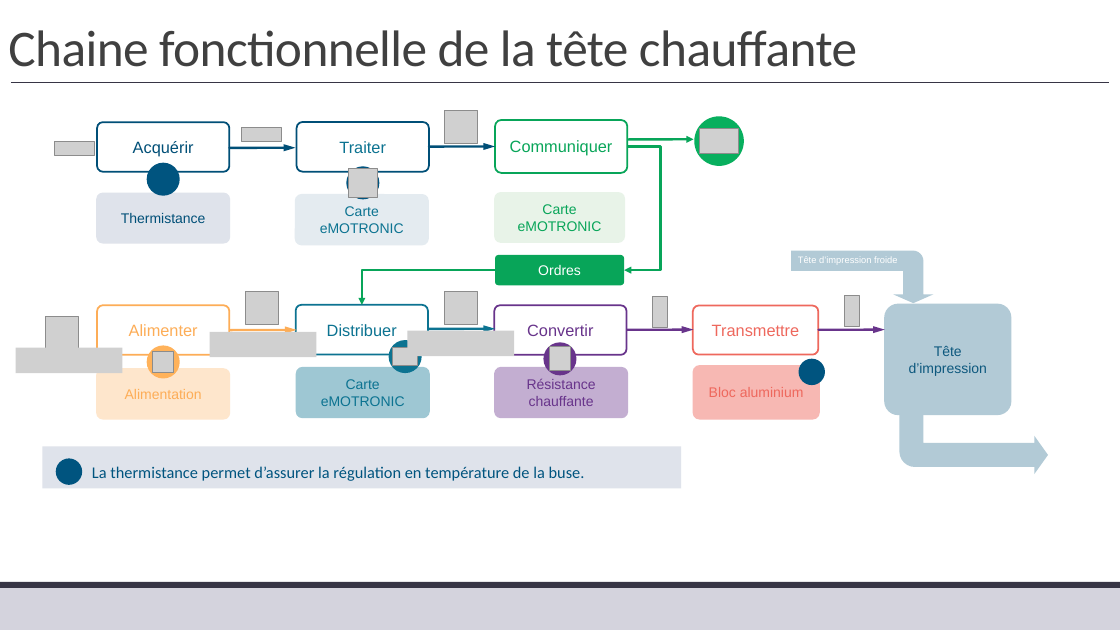
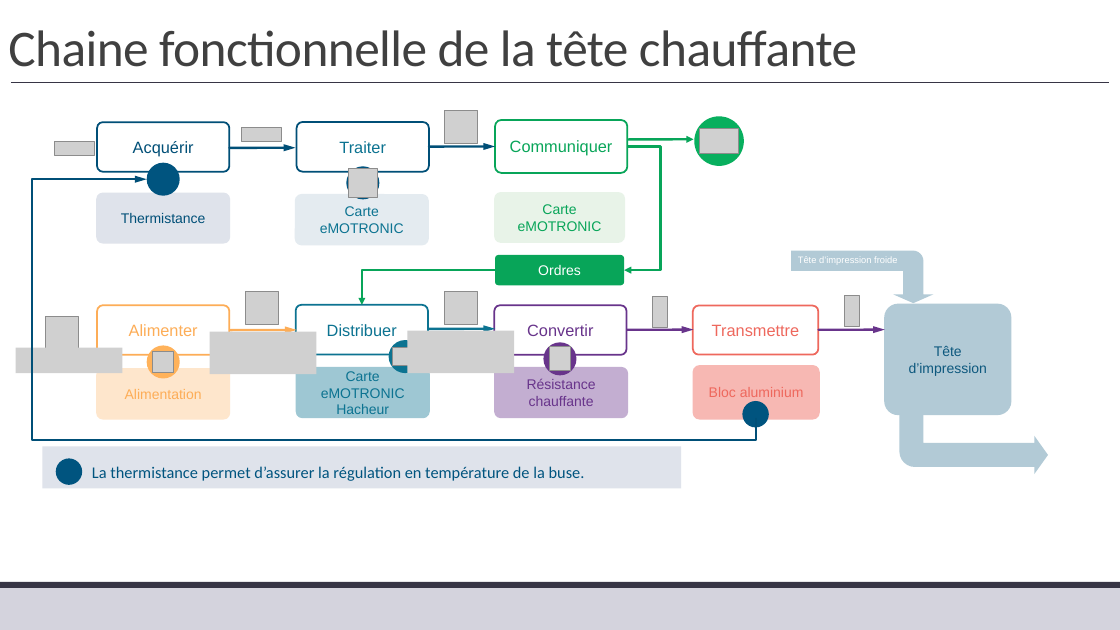
Before and after one commit to xpessoles/TP_Corriges, a slide deck: slide 5 of 22_I3D/22_I3D_Corrige.pptx. Drawn at 1120x630 pixels with LibreOffice and Linux fonts; fonts in the diff are those of the drawing; grey boxes stand for pictures; background and template pictures are left out. Boxes give left, top, right and bottom in pixels: in the first picture for what was removed or moved away, otherwise in the second. Text is boxed around its words. In the diff, an @@ line names an element or a change of style, - is before the commit and + after.

```diff
--- a/22_I3D/22_I3D_Corrige.pptx
+++ b/22_I3D/22_I3D_Corrige.pptx
@@ elbow arrow added from (756, 418) to (147, 179), #004F77 2 pt @@
@@ picture: place and size @@
-picture at [210, 332, 317, 357]
+picture at [210, 332, 317, 374]
@@ picture: place and size @@
-picture at [408, 331, 514, 356]
+picture at [408, 331, 514, 373]
@@ text in rounded rectangle at [336, 404, 389, 414]: paragraph added @@
+Hacheur
@@ ellipse: place and size @@
-ellipse at [799, 359, 825, 385]
+ellipse at [743, 401, 769, 427]
```
Also in this commit, not shown: 1 other slide changed, 26 other files.
